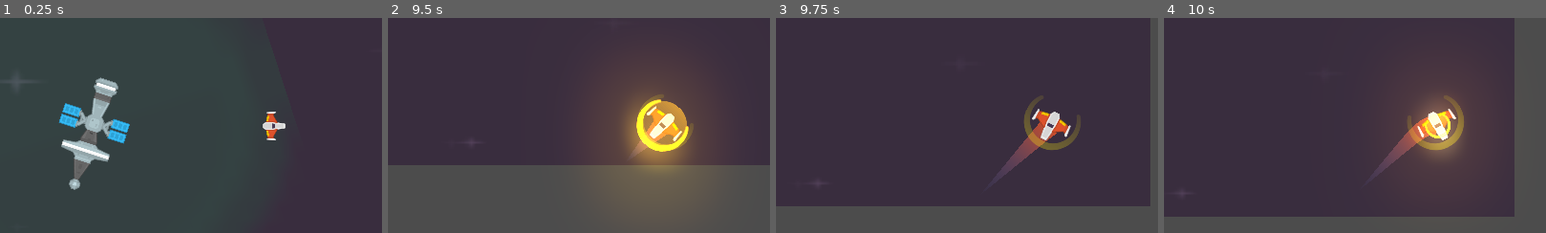
Above: before the commit, frames 1-4 (left to right).
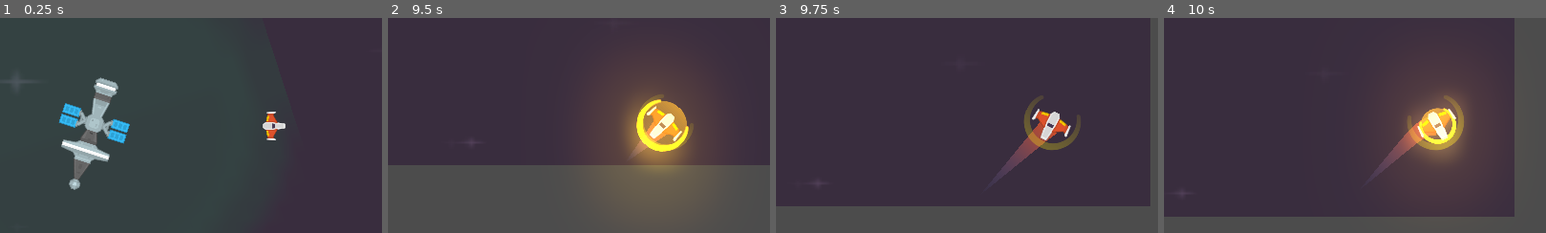
Above: after the commit, the same moments.

Repository: Elunneh/Juego-Meteo
Game: Godot game, scene res://Juego/Niveles/NivelTest.tscn
Same seed, same stepped clock (60 frames per second), same inputs: the game is played once before the commit and once after it.
Inputs (mouse positions are % of the whole screen's width and height, from its top left):
- Up to frame 1 (0.25 s): no input
- Up to frame 2 (9.5 s): move the mouse to (72, 45) at 0.52 s; hold W (mover_adelante) 0.53-1.28 s; tap E (recarga_laser) at 0.6, 1.55, 2.3, 2.85, 3.8, 4.55, 5.3, 6.05, 6.6, 7.55, 8.3, 8.85 s; move the mouse to (30, 55) at 1.27 s; hold S (mover_atras) 1.28-2.03 s; click (30, 55) at 1.35 s; move the mouse to (60, 28) at 2.02 s; hold Right mouse button (disparo_secundario) 2.03-2.78 s; hold W (mover_adelante) 2.03-3.53 s; move the mouse to (45, 70) at 2.77 s; move the mouse to (80, 65) at 3.52 s; hold A (rotar_antihorario) 3.53-4.28 s; hold S (mover_atras) 3.53-5.78 s; tap Middle mouse button (escudo) at 4.15 s; move the mouse to (20, 35) at 4.27 s; tap D (rotar_horario) at 4.35 s; tap R (recarga_escudo, bound only after the commit) at 4.9 s; move the mouse to (55, 50) at 5.02 s; hold Mouse wheel up (zoom_acercar) 5.03-5.78 s; move the mouse to (35, 25) at 5.77 s; hold W (mover_adelante) 5.78-8.03 s; tap Mouse wheel down (zoom_alejar) at 5.85 s; move the mouse to (72, 45) at 6.52 s; move the mouse to (30, 55) at 7.27 s; click (30, 55) at 7.35 s; move the mouse to (60, 28) at 8.02 s; hold Right mouse button (disparo_secundario) 8.03-8.78 s; hold S (mover_atras) from 8.03 s (still down); move the mouse to (45, 70) at 8.77 s
- Up to frame 3 (9.75 s): move the mouse to (80, 65) at 9.52 s; release S (mover_atras) at 9.53 s; hold W (mover_adelante) from 9.53 s (still down); hold A (rotar_antihorario) from 9.53 s (still down)
- Up to frame 4 (10 s): keep holding W (mover_adelante); keep holding A (rotar_antihorario); tap E (recarga_laser) at 9.8 s
The pictures show only the part of the screen within x 14-64%, y 25-75%; the shares and areas given below are measured in that part.

Frames 1-3 are identical in both runs. In frame 4, 0.8% of the frame differs, in the area x 66-77%, y 41-59%.
Error before the commit: Invalid call. Nonexistent function 'get_laser' in base 'Nil'. (res://Juego/Estacion)

Commit message:
actualizado

Diff:
--- a/Juego/Estacion Recarga/EstacionRecarga.gd
+++ b/Juego/Estacion Recarga/EstacionRecarga.gd
@@ -7,13 +7,26 @@
 
 ##Atributos
 var nave_player: Player = null
+var player_en_zona:bool = false
 
 ## Metodos
 func _unhandled_input(event: InputEvent)-> void:
-	if event. is_action("recargar_escudo"):
+	if not puede_recargar(event):
+		return
+	energia -= radio_energia_entregada
+	print("Energia Estacion:", energia )
+
+	if event. is_action("recarga_escudo"):
 		nave_player.get_escudo().controlar_energia(radio_energia_entregada)
 	elif event.is_action("recarga_laser"):
 		nave_player.get_laser().controlar_energia(radio_energia_entregada)
+
+## Metodo Customs
+func puede_recargar(event: InputEvent) -> bool:
+	var hay_input = event.is_action("recarga_escudo") or event.is_action("recarga_laser")
+	if hay_input and player_en_zona and energia > 0.0:
+		return true
+	return false
 
 
 ##Señales Internas
@@ -25,9 +38,15 @@
 
 func _on_AreaRecarga_body_entered(body: Node)-> void:
 	if body is Player:
+		player_en_zona = true
 		nave_player = body
 	body.set_gravity_scale(0.1)
 
 
 func _on_AreaRecarga_body_exited(body: Node)-> void:
+	if body is Player:
+		player_en_zona = false
+		nave_player = body
+
+
 	body.set_gravity_scale(0.0)
--- a/Juego/Estacion Recarga/EstacionRecarga.tscn
+++ b/Juego/Estacion Recarga/EstacionRecarga.tscn
@@ -10,14 +10,13 @@
 radius = 87.0
 height = 124.0
 
-[sub_resource type="CircleShape2D" id=5]
+[sub_resource type="CircleShape2D" id=2]
 radius = 497.196
 
-[sub_resource type="CircleShape2D" id=2]
+[sub_resource type="CircleShape2D" id=3]
 radius = 496.88
 
-[sub_resource type="Animation" id=3]
-resource_name = "Default"
+[sub_resource type="Animation" id=4]
 length = 0.001
 tracks/0/type = "value"
 tracks/0/path = NodePath("AreaColision/SpriteEstacion:scale")
@@ -92,8 +91,7 @@
 "values": [  ]
 }
 
-[sub_resource type="Animation" id=4]
-resource_name = "Recargando"
+[sub_resource type="Animation" id=5]
 length = 5.0
 loop = true
 tracks/0/type = "value"
@@ -205,7 +203,9 @@
 collision_layer = 0
 
 [node name="CollisionShape2D" type="CollisionShape2D" parent="AreaRecarga/RigidBody2D"]
-shape = SubResource( 5 )
+modulate = Color( 0.192157, 0.00784314, 0.262745, 1 )
+z_as_relative = false
+shape = SubResource( 2 )
 
 [node name="SpriteRecarga" type="Sprite" parent="AreaRecarga"]
 modulate = Color( 0.0313726, 1, 0.380392, 0.109804 )
@@ -216,12 +216,12 @@
 texture = ExtResource( 2 )
 
 [node name="CollisionShape2D" type="CollisionShape2D" parent="AreaRecarga"]
-shape = SubResource( 2 )
+shape = SubResource( 3 )
 
 [node name="AnimationPlayer" type="AnimationPlayer" parent="."]
 autoplay = "Recargando"
-anims/Default = SubResource( 3 )
-anims/Recargando = SubResource( 4 )
+anims/Default = SubResource( 4 )
+anims/Recargando = SubResource( 5 )
 
 [node name="CargaSFX" type="AudioStreamPlayer" parent="."]
 stream = ExtResource( 4 )
--- a/Juego/LaseBeam/LaserBeam2D.gd
+++ b/Juego/LaseBeam/LaserBeam2D.gd
@@ -15,7 +15,7 @@
 
 
 var is_casting : bool = false setget set_is_casting
-
+var energia_original: float
 
 onready var fill : Line2D = $FillLine2D
 onready var tween : Tween = $Tween
@@ -27,6 +27,7 @@
 onready var line_width : float = fill.width
 
 func _ready() -> void:
+	energia_original = energia
 	set_physics_process(false)
 	fill.points[1] = Vector2.ZERO
 
@@ -82,7 +83,9 @@
 	beam_particles.process_material.emission_box_extents.x = cast_point.length() * 0.5
 
 func controlar_energia(consumo: float)-> void:
-	energia+= consumo
+	energia += consumo
+	if energia >  energia_original:
+		energia = energia_original
 	print("Energia Laser: ",energia )
 
 func appear() -> void:
--- a/Juego/Naves/Player/Escudo/Escudo.gd
+++ b/Juego/Naves/Player/Escudo/Escudo.gd
@@ -6,6 +6,7 @@
 
 ##variables
 var esta_activado: bool = false setget ,get_esta_activado
+var energia_original: float
 
 ## setters and getters
 func get_esta_activado()-> bool:
@@ -14,6 +15,7 @@
 
 ##Metodos
 func _ready()-> void:
+	energia_original = energia
 	set_process(false)
 	controlar_colisionador(true)
 
@@ -25,7 +27,11 @@
 func controlar_energia(consumo: float)-> void:
 	energia += consumo
 	print("Energia Escudo: ", energia)
-	if energia <= 0.0 :
+
+
+	if energia > energia_original:
+		energia = energia_original
+	elif energia <= 0.0:
 		desactivar()
 
 
--- a/project.godot
+++ b/project.godot
@@ -199,6 +199,11 @@
 "events": [ Object(InputEventKey,"resource_local_to_scene":false,"resource_name":"","device":0,"alt":false,"shift":false,"control":false,"meta":false,"command":false,"pressed":false,"scancode":69,"unicode":0,"echo":false,"script":null)
  ]
 }
+recarga_escudo={
+"deadzone": 0.5,
+"events": [ Object(InputEventKey,"resource_local_to_scene":false,"resource_name":"","device":0,"alt":false,"shift":false,"control":false,"meta":false,"command":false,"pressed":false,"scancode":82,"unicode":0,"echo":false,"script":null)
+ ]
+}
 
 [layer_names]
 
